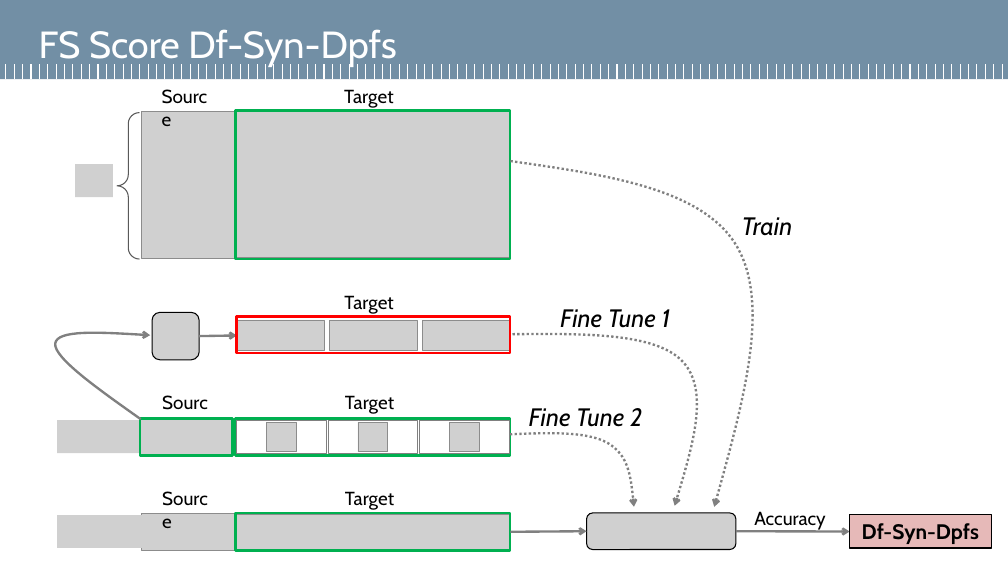
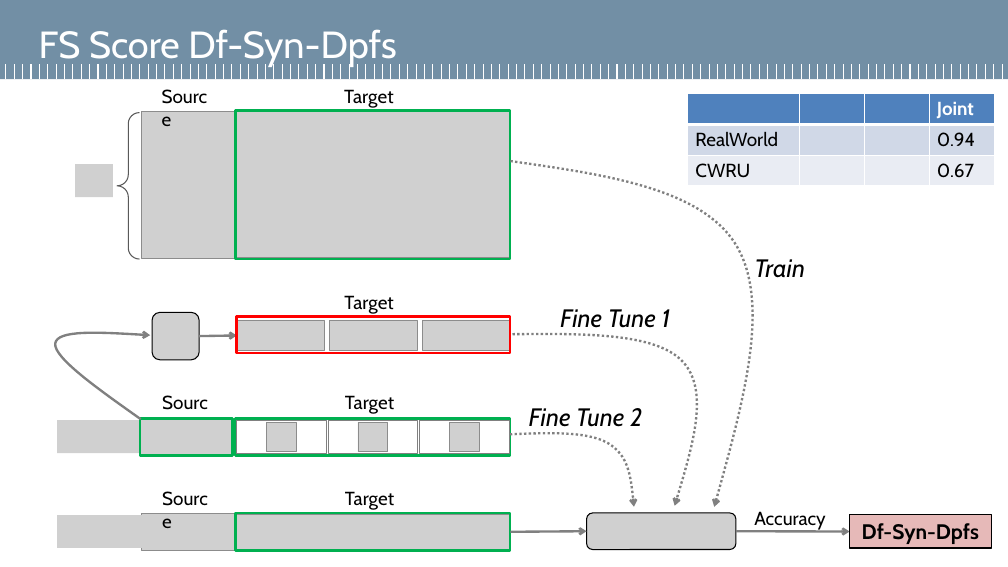
Before and after one commit to Cirins/TimeSeries_StarGAN, a slide deck: slide 17 of TSTR_scores/TSTR_scores.pptx (slide 13 before the commit). Drawn at 1008x567 pixels with LibreOffice and Linux fonts; fonts in the diff are those of the drawing; grey boxes stand for pictures; background and template pictures are left out. Boxes give left, top, right and bottom in pixels: in the first picture for what was removed or moved away, otherwise in the second. Text is boxed around its words. In the diff, an @@ line names an element or a change of style, - is before the commit and + after.

```diff
--- a/TSTR_scores/TSTR_scores.pptx
+++ b/TSTR_scores/TSTR_scores.pptx
@@ table added at bbox=[688, 94, 995, 186], 3 rows, 4 columns @@
+ |  |  | Joint
+RealWorld |  |  | 0.94
+CWRU |  |  | 0.67
@@ text "Train": place and size @@
-text "Train" at bbox=[742, 217, 793, 235]
+text "Train" at bbox=[754, 259, 805, 278]
```
Also in this commit, not shown: 9 other slides changed, 6 slides added, 21 other files.
